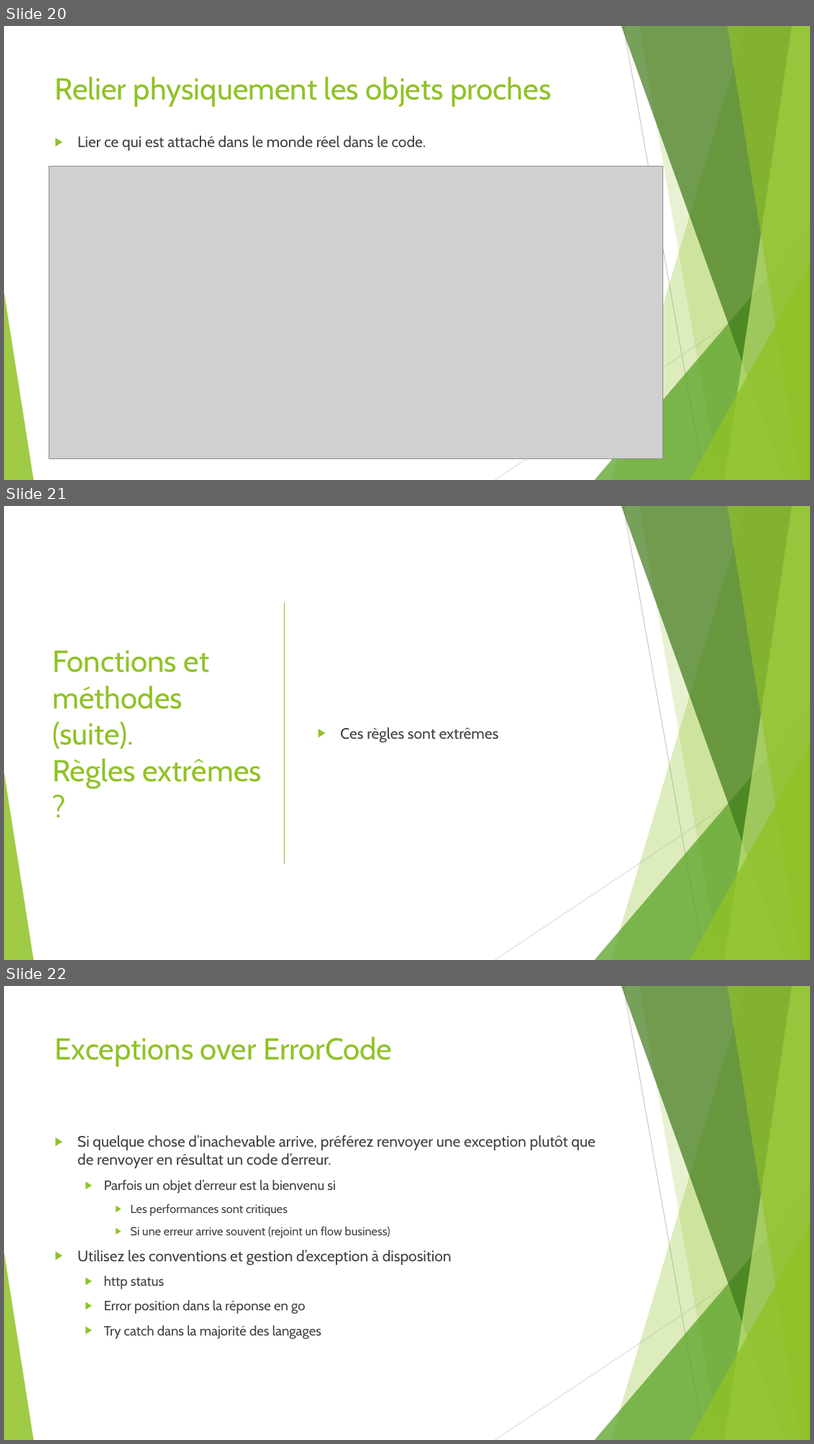
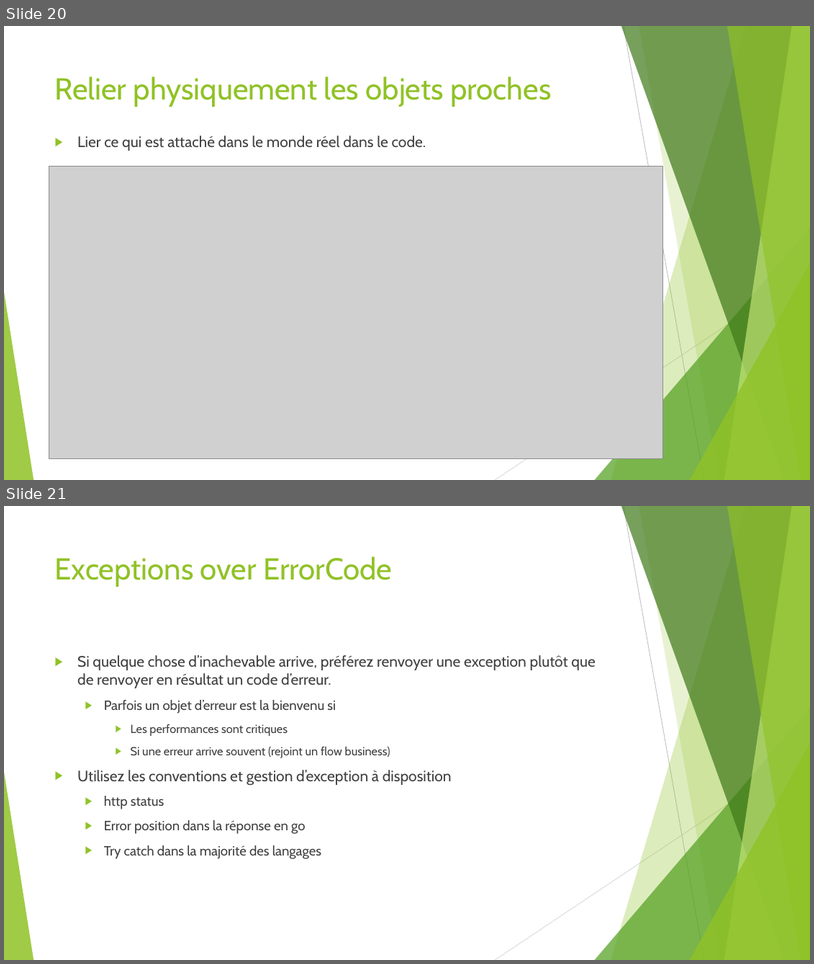
Before and after one commit to worming004/SimpleIsNotEasy, a slide deck: PPT/Easy != Simple.pptx. Shown one above the other, each under a label of ours: slides 20, 21 and 22 before the commit, slides 20 and 21 after it. The pictures are 814x1444 and 814x964 pixels, drawn with LibreOffice and Linux fonts; fonts in the diff are those of the drawing; grey boxes stand for pictures. Boxes give left, top, right and bottom in pixels: in the first picture for what was removed or moved away, otherwise in the second. Text is boxed around its words. In the diff, an @@ line names an element or a change of style, - is before the commit and + after.

```diff
--- a/PPT/Easy != Simple.pptx
+++ b/PPT/Easy != Simple.pptx
@@ slide 21 removed at (4,506,810,960), background #FFFFFF; not listed: 10 template elements that a slide beside it also shows @@
@@ line removed from (285, 602) to (285, 863) @@
@@ title removed at (52,650,262,788) @@
-Fonctions et méthodes (suite).
-Règles extrêmes ?
@@ text removed at (340,727,499,743) @@
-▶ Ces règles sont extrêmes
@@ what was slide 22 is now slide 21 @@
```
Also in this commit, not shown: 3 slides changed.
